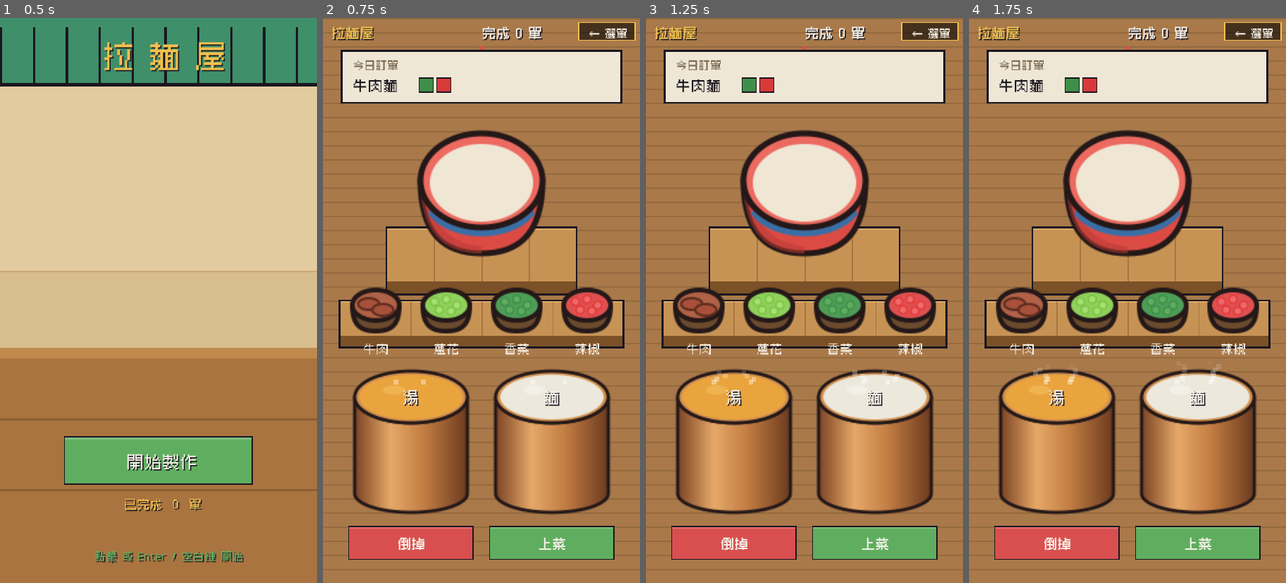
Above: before the commit, frames 1-4 (left to right).
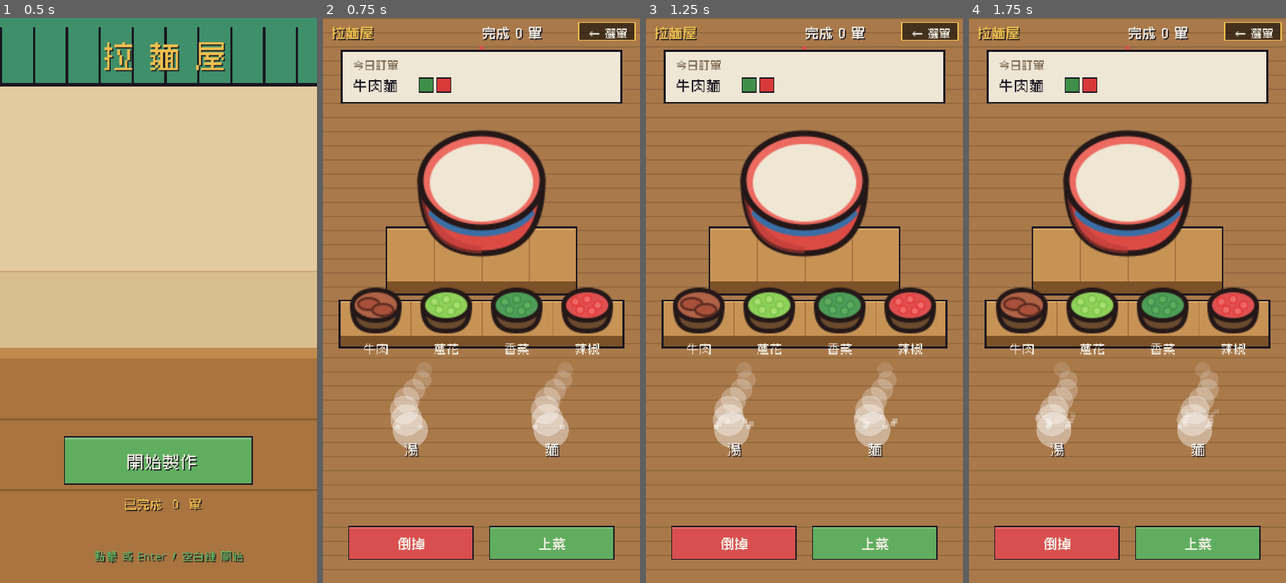
Above: after the commit, the same moments.

Repository: meloalright/ramen-ya
Game: Godot game, scene res://scenes/Menu.tscn
The game is run twice, just before and just after one commit, with the same random seed, the same clock (stepped at 60 frames per second) and the same inputs.
Inputs (mouse positions are in pixels of both pictures, inside the frame that each line leads up to):
- Up to frame 1 (0.5 s): no input
- Up to frame 2 (0.75 s): tap Enter at 0.5 s; move the mouse to (551, 272) at 0.52 s; hold D from 0.53 s (still down); tap M at 0.6 s; click (551, 272) at 0.67 s
- Up to frame 3 (1.25 s): keep holding D; tap Space at 0.77 s
- Up to frame 4 (1.75 s): release D at 1.25 s; drag from (1064, 328) to (1111, 413) at 1.27 s

Frame 1 is identical in both runs. In frame 2, 14% of the frame differs, in the area x 9-91%, y 62-88%; in frame 3, 14%; in frame 4, 14%, in the area x 9-91%, y 61-88%.

Commit message:
feat(cook): replace the two pots with clickable steam patches
The 湯/麵 pots are gone from the frame — only two rising patches of steam show
at the bottom (pots implied off-screen below). Click a steam patch to take
soup / cook-and-lift noodles (same station hitboxes). Procedural rising steam
column + the existing wisp particles; boil gauge under the 麵 steam while cooking.

Co-Authored-By: Claude Opus 4.8 (1M context) <noreply@anthropic.com>

Diff:
--- a/scripts/Main.gd
+++ b/scripts/Main.gd
@@ -248,11 +248,11 @@
 func _build_stations() -> void:
 	# portrait: two big vats (大缸) side by side under the bowl; toppings in a row below.
 	stations.clear()
-	# two tall square pots side by side: 湯 left, 麵 right (taller than the bowl)
-	stations.append({"item": "soup", "name": "湯", "center": Vector2(75, 322), "r": 32,
-		"rect": Rect2(20, 300, 110, 130), "cx": 75})
-	stations.append({"item": "noodles", "name": "麵", "center": Vector2(195, 322), "r": 32,
-		"rect": Rect2(140, 300, 110, 130), "cx": 195})
+	# the pots are off-screen below — only two steam patches show; click to take
+	stations.append({"item": "soup", "name": "湯", "center": Vector2(75, 352), "r": 32,
+		"rect": Rect2(22, 300, 106, 100), "cx": 75})
+	stations.append({"item": "noodles", "name": "麵", "center": Vector2(195, 352), "r": 32,
+		"rect": Rect2(142, 300, 106, 100), "cx": 195})
 	var defs := [
 		["beef", "牛肉", Vector2(45, 250), 22],
 		["scallion", "蔥花", Vector2(105, 250), 22],
@@ -304,10 +304,10 @@
 		steam_t -= delta
 		if steam_t <= 0.0:
 			steam_t = 0.16
-			_puff(62, 310)                            # 湯 pot (left) — always boiling
-			_puff(88, 310)
-			_puff(182, 310)                           # 麵 pot (right) — always boiling
-			_puff(208, 310)
+			_puff(64, 348)                            # 湯 steam (left)
+			_puff(86, 348)
+			_puff(184, 348)                           # 麵 steam (right)
+			_puff(206, 348)
 			if soup_fill > 0.0 or bowl.noodles or _base_ok():
 				_puff(BOWL_OPEN.x, BOWL_OPEN.y - 8)   # the bowl, once it holds hot broth/noodles
 
@@ -899,29 +899,31 @@
 		draw_polyline(sp, cream_d, 1.6)
 
 
+func _draw_steam_patch(c: Vector2, hot: bool) -> void:
+	# a soft column of steam rising from the (off-screen) pot
+	var t: float = Time.get_ticks_msec() / 1000.0
+	for i in range(7):
+		var ph: float = t * 0.9 + float(i) * 0.8
+		var yy: float = c.y - 2.0 - float(i) * 8.5
+		var xx: float = c.x + sin(ph) * (3.0 + float(i) * 1.5)
+		var rad: float = 15.0 - float(i) * 1.4
+		var a: float = (0.42 - float(i) * 0.05) * (1.25 if hot else 1.0)
+		draw_circle(Vector2(xx, yy), rad, Color(1, 1, 1, clamp(a, 0.0, 0.55)))
+
+
 func _draw_station(s: Dictionary) -> void:
 	var c: Vector2 = s.center
 	var rr: int = s.r
-	# 湯 / 麵 are two big separate vats (大缸)
+	# 湯 / 麵: the pots are below the frame — only a rising patch of steam shows
 	if s.item == "soup" or s.item == "noodles":
-		var vk := "td_vat_soup" if s.item == "soup" else "td_vat_noodle"
-		if ctex.has(vk):
-			var vt: Texture2D = ctex[vk]
-			# draw so the vat's opening (sprite y=VAT_OPEN_Y) lands at the station center
-			draw_texture_rect(vt, Rect2(c.x - vt.get_width() / 2.0, c.y - VAT_OPEN_Y,
-				vt.get_width(), vt.get_height()), false)
-		# noodles only show up once they're cooking: a cream nest (線團)
+		var hot: bool = (s.item == "soup" and held == "soup") \
+			or (s.item == "noodles" and (held == "noodles" or noodle_state == "cooking"))
+		_draw_steam_patch(c, hot)
 		if s.item == "noodles" and noodle_state == "cooking":
-			_draw_noodle_nest(Vector2(c.x, c.y - 3))
-		var lit: bool = (s.item == "soup" and held == "soup") \
-			or (s.item == "noodles" and (held == "noodles" or noodle_state == "cooking"))
-		if lit:
-			_draw_ellipse_ring(c, 50, 23, COL_YELLOW)
-		if s.item == "noodles" and noodle_state == "cooking":
-			_draw_boil_gauge(Vector2(177, 350))
-		# bold label on the broth / basket
-		_text(s.name, Vector2(c.x + 1, c.y + 5), 13, COL_INK, HORIZONTAL_ALIGNMENT_CENTER)
-		_text(s.name, Vector2(c.x, c.y + 4), 13, COL_WHITE, HORIZONTAL_ALIGNMENT_CENTER)
+			_draw_boil_gauge(Vector2(c.x - 18, c.y + 28))
+		# label tucked under the steam
+		_text(s.name, Vector2(c.x + 1, c.y + 19), 12, COL_INK, HORIZONTAL_ALIGNMENT_CENTER)
+		_text(s.name, Vector2(c.x, c.y + 18), 12, COL_WHITE, HORIZONTAL_ALIGNMENT_CENTER)
 		return
 	# ingredient boxes on the right
 	var spr := _item_sprite(s.item)
